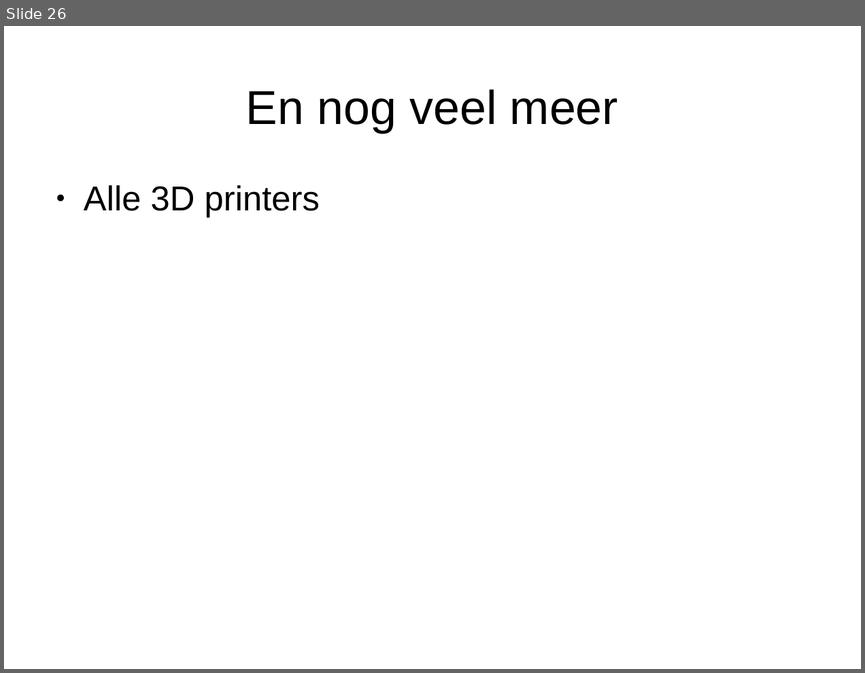
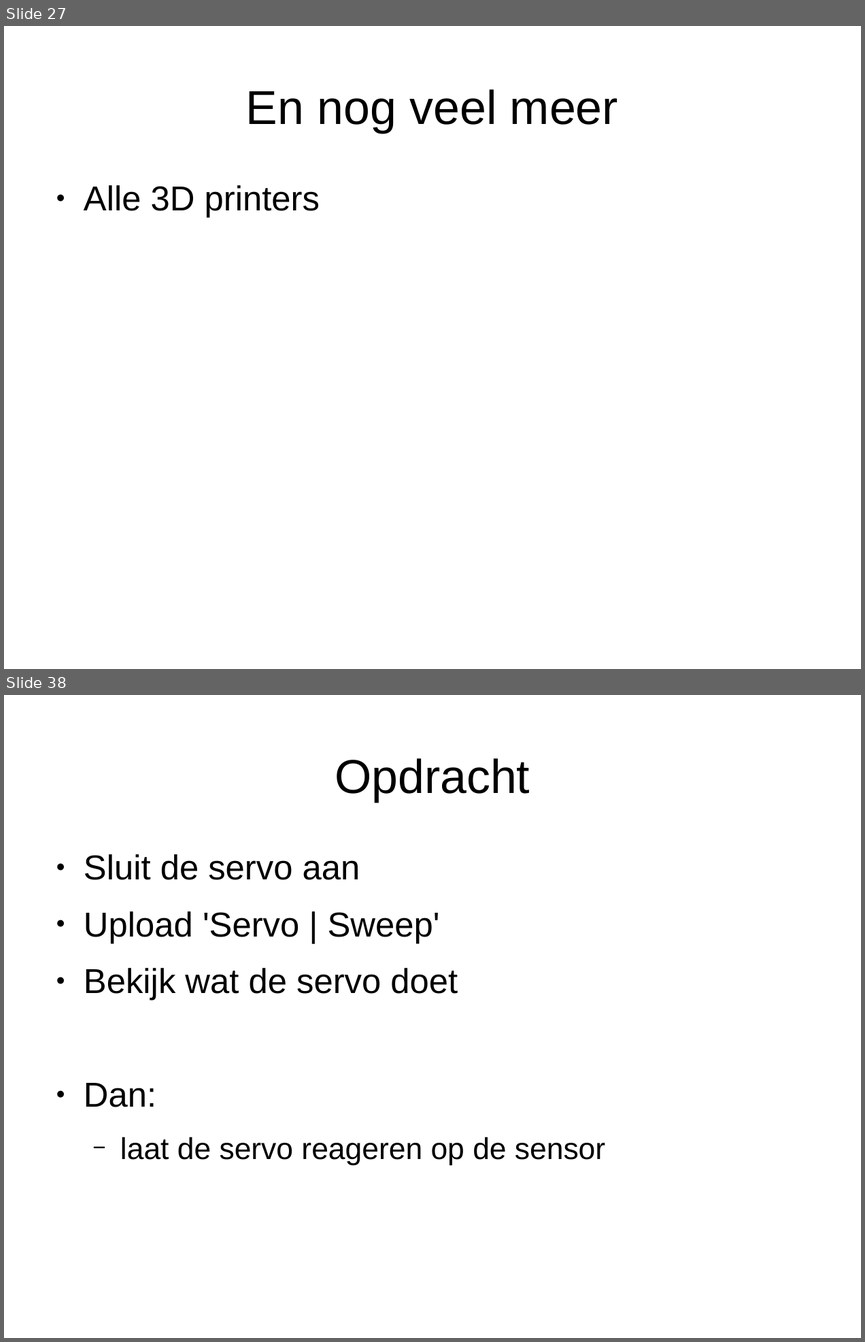
Before and after one commit to djog/arduino_cursus, a slide deck: Presentaties/Dag1.odp. Shown one above the other, each under a label of ours: slide 26 before the commit, slides 27 and 38 after it; the slides between them are not shown. The pictures are 865x673 and 865x1342 pixels, drawn with LibreOffice and Linux fonts; fonts in the diff are those of the drawing. Boxes give left, top, right and bottom in pixels: in the first picture for what was removed or moved away, otherwise in the second. Text is boxed around its words. In the diff, an @@ line names an element or a change of style, - is before the commit and + after.

```diff
--- a/Presentaties/Dag1.odp
+++ b/Presentaties/Dag1.odp
@@ slide 38 added at (x1=4, y1=695, x2=861, y2=1338), background #FFFFFF @@
@@ title added at (x1=334, y1=758, x2=530, y2=802), 44 pt, text #000000 @@
+Opdracht
@@ text added at (x1=84, y1=854, x2=605, y2=1166), 32 pt, text #000000 @@
+● Sluit de servo aan
+● Upload 'Servo | Sweep'
+● Bekijk wat de servo doet
+● Dan:
+  − laat de servo reageren op de sensor
@@ what was slide 26 is now slide 27 @@
```
Also in this commit, not shown: 1 slide changed, 15 other slides added, 13 other files.
